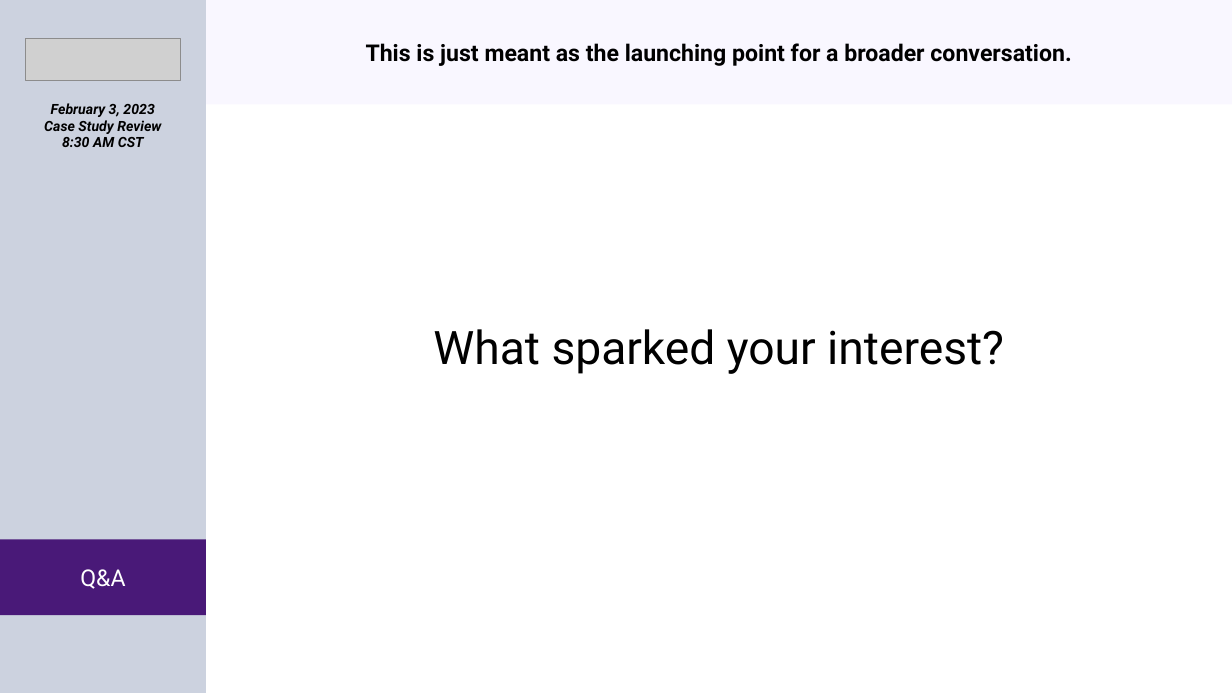
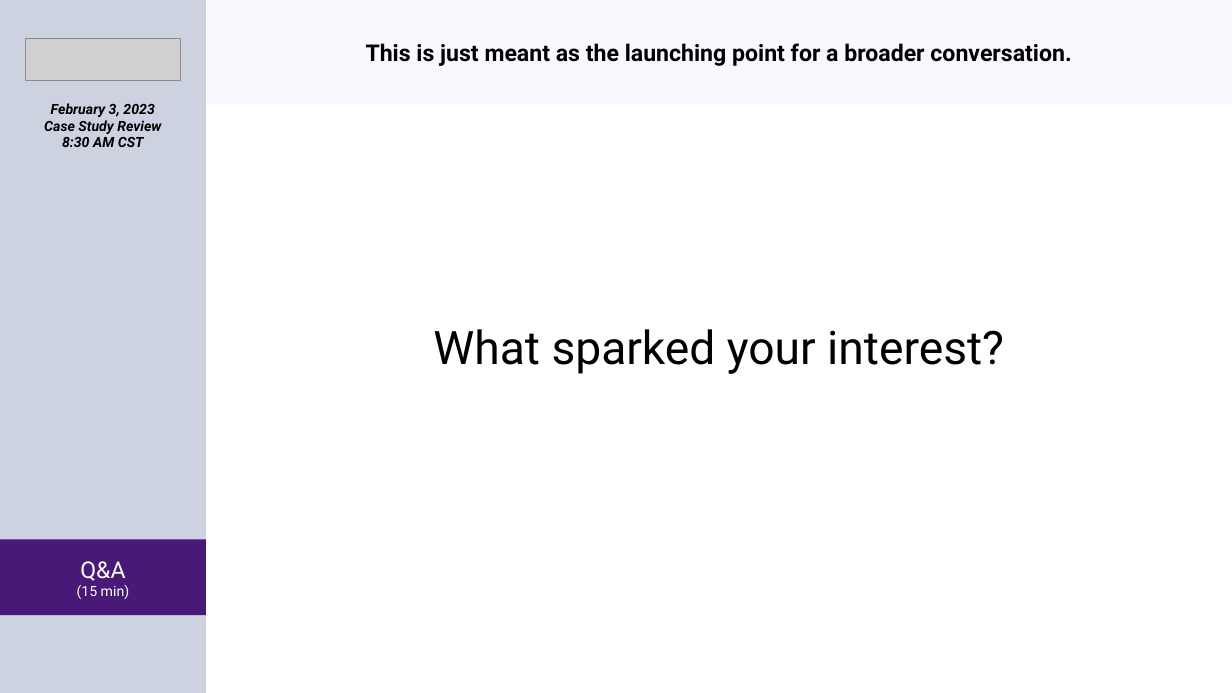
Before and after one commit to timothypenfield/TheWorkx, a slide deck: slide 6 of Projects/PowerBI/Vendor Payment Delays Case Study/VenderPaymentInquiry.pptx. Drawn at 1232x693 pixels with LibreOffice and Linux fonts; fonts in the diff are those of the drawing; grey boxes stand for pictures. Boxes give left, top, right and bottom in pixels: in the first picture for what was removed or moved away, otherwise in the second. Text is boxed around its words. In the diff, an @@ line names an element or a change of style, - is before the commit and + after.

```diff
--- a/Projects/PowerBI/Vendor Payment Delays Case Study/VenderPaymentInquiry.pptx
+++ b/Projects/PowerBI/Vendor Payment Delays Case Study/VenderPaymentInquiry.pptx
@@ text in rectangle at [77,585,130,599]: paragraph added @@
+(15 min)
```
Also in this commit, not shown: 4 other slides changed, 2 other files.
